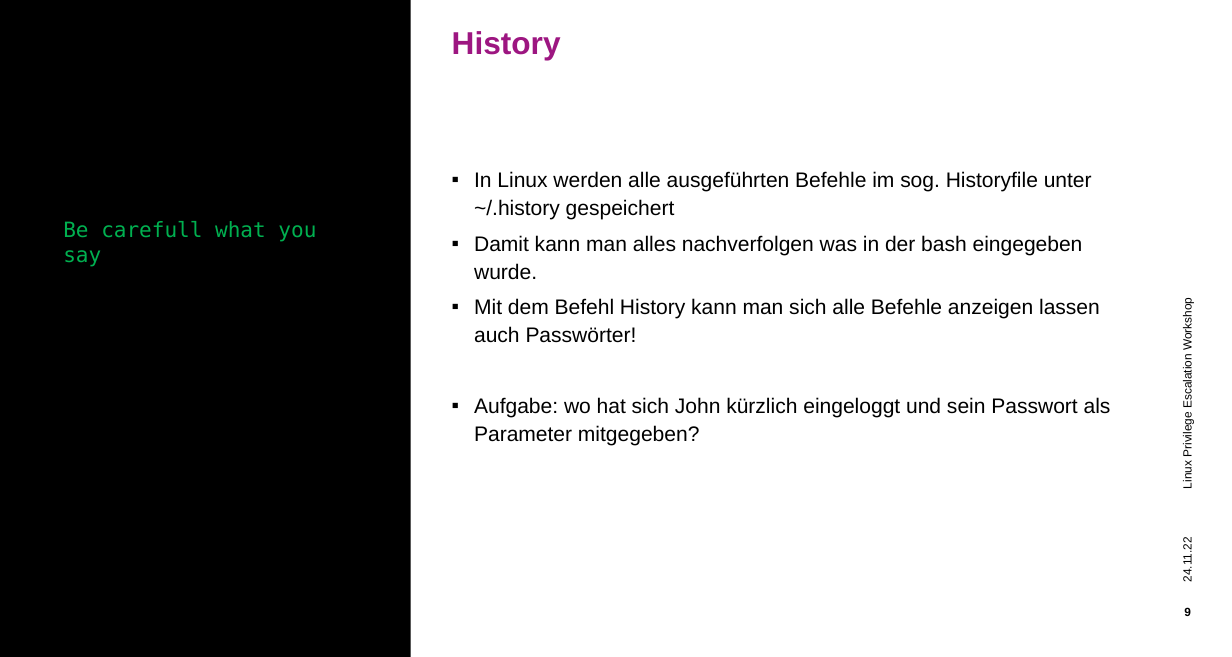
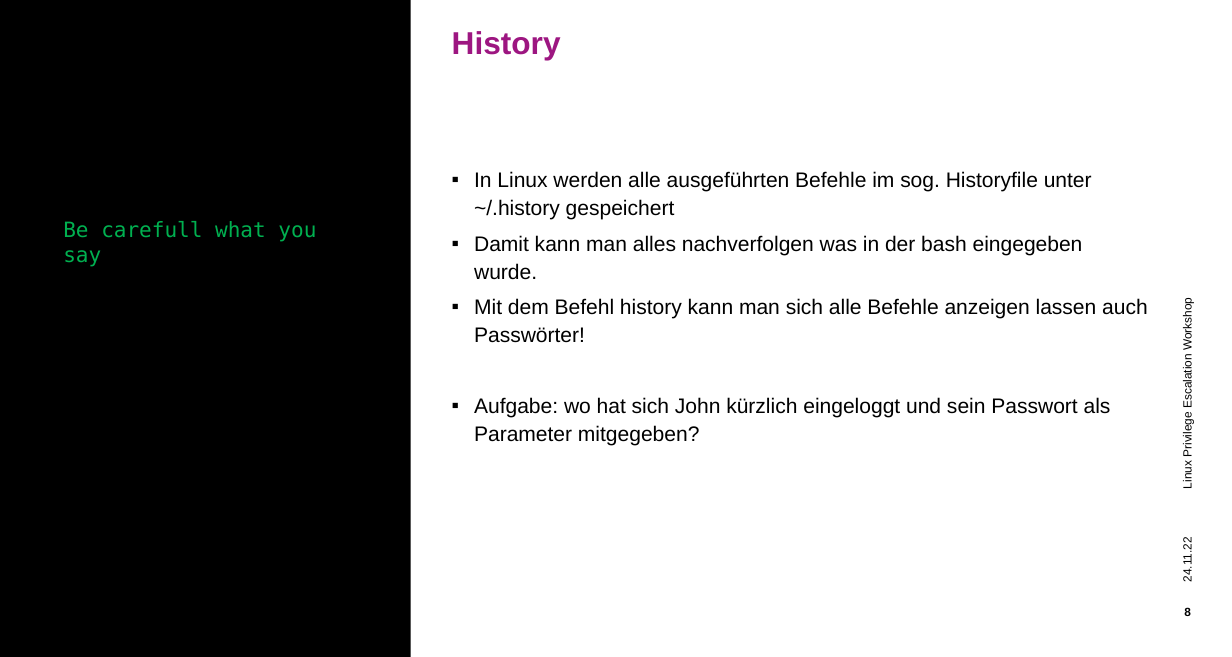
Before and after one commit to hueami/lpe_workshop, a slide deck: slide 8 of Powerpoint.pptx (slide 9 before the commit). Drawn at 1232x657 pixels with LibreOffice and Linux fonts; fonts in the diff are those of the drawing; background and template pictures are left out. Boxes give left, top, right and bottom in pixels: in the first picture for what was removed or moved away, otherwise in the second. Text is boxed around its words. In the diff, an @@ line names an element or a change of style, - is before the commit and + after.

```diff
--- a/Powerpoint.pptx
+++ b/Powerpoint.pptx
@@ text at (x1=474, y1=298, x2=1148, y2=343): text changed @@
-▪ Mit dem Befehl History kann man sich alle Befehle anzeigen lassen auch Passwörter!
+▪ Mit dem Befehl history kann man sich alle Befehle anzeigen lassen auch Passwörter!
```
Also in this commit, not shown: 7 other slides changed, 2 slides removed.
